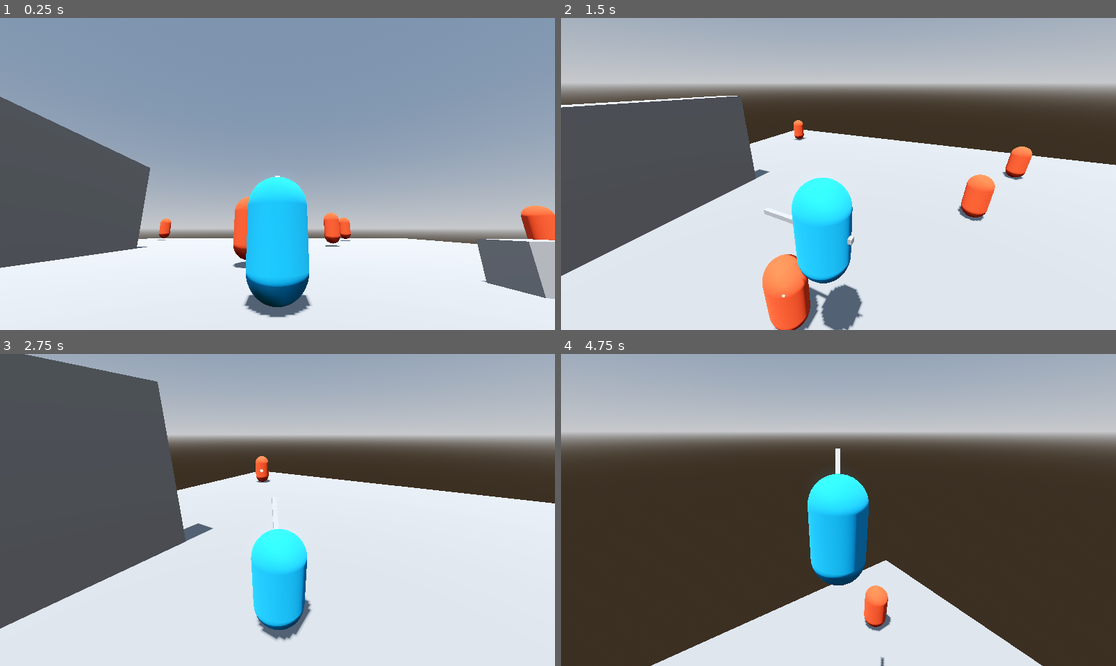
Above: before the commit, frames 1-4 (two rows, left to right).
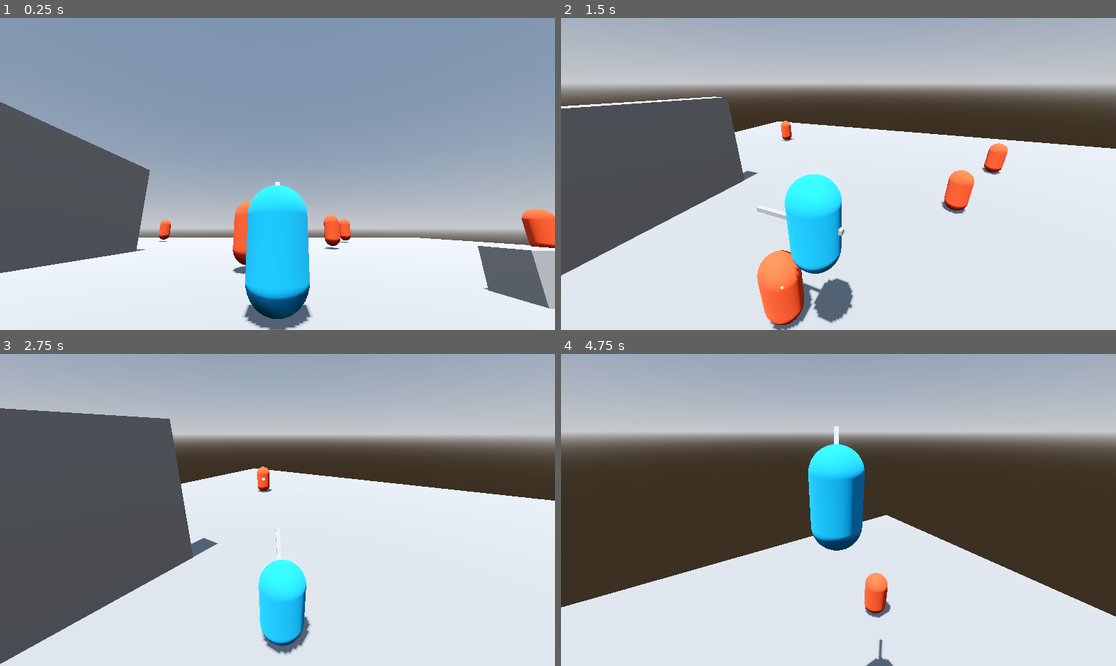
Above: after the commit, the same moments.

Repository: Snaiel/Godot4ThirdPersonCombatPrototype
Game: Godot game, scene res://scenes/Main.tscn
The game is run twice, just before and just after one commit, with the same random seed, the same clock (stepped at 60 frames per second) and the same inputs.
Inputs (mouse positions are in pixels of both pictures, inside the frame that each line leads up to):
- Up to frame 1 (0.25 s): no input
- Up to frame 2 (1.5 s): move the mouse to (866, 174) at 0.52 s; hold W (forward) from 0.53 s (still down); tap Middle mouse button (lock_on) at 0.6 s; tap Space (jump) at 0.77 s; move the mouse to (810, 174) at 1.27 s; click (810, 174) at 1.35 s
- Up to frame 3 (2.75 s): keep holding W (forward); tap Space (jump) at 1.52 s; tap Middle mouse button (lock_on) at 1.55, 2.1 s; move the mouse to (288, 503) at 2.02 s
- Up to frame 4 (4.75 s): keep holding W (forward); move the mouse to (832, 516) at 2.77 s; tap Middle mouse button (lock_on) at 2.85, 3.8, 4.35 s; tap Space (jump) at 3.02, 3.77, 4.52 s; move the mouse to (877, 513) at 3.52 s; click (877, 513) at 3.6 s; move the mouse to (794, 506) at 4.27 s

The runs differ from the first frame. In frame 1, 4.4% of the frame differs, in the area x 0-100%, y 25-100%; in frame 2, 8.4%; in frame 3, 12%; in frame 4, 24%, in the area x 0-100%, y 23-100%.

Commit message:
cam stuff to physics process

Diff:
--- a/scenes/Main.tscn
+++ b/scenes/Main.tscn
@@ -20,14 +20,14 @@
 glow_enabled = true
 
 [sub_resource type="BoxShape3D" id="BoxShape3D_kuabg"]
-size = Vector3(30, 1, 30)
+size = Vector3(40, 1, 40)
 
 [sub_resource type="StandardMaterial3D" id="StandardMaterial3D_v2xbe"]
 albedo_color = Color(0.501961, 0.501961, 0.501961, 1)
 
 [sub_resource type="BoxMesh" id="BoxMesh_5pinl"]
 material = SubResource("StandardMaterial3D_v2xbe")
-size = Vector3(30, 1, 30)
+size = Vector3(40, 1, 40)
 
 [sub_resource type="BoxShape3D" id="BoxShape3D_lc8bw"]
 
--- a/scripts/camera_controller.gd
+++ b/scripts/camera_controller.gd
@@ -2,6 +2,7 @@
 extends SpringArm3D
 
 @export_category("Camera Settings")
+@export var autonomous_speed = 5
 @export var mouse_sensitivity = 10
 @export var camera_angle = 10
 @export var camera_fov = 75
@@ -13,9 +14,7 @@
 @export var lock_on_max_distance = 10
 
 var _lock_on_enemy: Enemy = null
-
-var _looking_direction
-var _target_look
+var _player_looking_around = false
 
 @onready var _cam = $Camera3D
 
@@ -28,13 +27,13 @@
 	Input.mouse_mode = Input.MOUSE_MODE_CAPTURED
 	mouse_sensitivity = mouse_sensitivity * pow(10, -3)
 
-func _process(_delta):
+func _physics_process(_delta):
 	if Input.is_action_just_pressed("ui_cancel"):
 		get_tree().quit()
 
 	if _lock_on_enemy:
-		_looking_direction = -global_position.direction_to(_lock_on_enemy.position)
-		_target_look = atan2(_looking_direction.x, _looking_direction.z)
+		var _looking_direction = -global_position.direction_to(_lock_on_enemy.position)
+		var _target_look = atan2(_looking_direction.x, _looking_direction.z)
 		var desired_rotation_y = lerp_angle(rotation.y, _target_look, 0.05)
 
 		var clamped_distance = clamp(position.distance_to(_lock_on_enemy.position), lock_on_min_distance, lock_on_max_distance)
@@ -48,11 +47,21 @@
 
 func _unhandled_input(event):
 	if event is InputEventMouseMotion and not _lock_on_enemy:
-		rotation.x -= event.relative.y * mouse_sensitivity
+		_player_looking_around = true
+		var new_rotation_x = rotation.x - event.relative.y * mouse_sensitivity
+		rotation.x = lerp(rotation.x, new_rotation_x, 0.8)
 		rotation_degrees.x = clamp(rotation_degrees.x, -90.0, 30.0)
 
-		rotation.y -= event.relative.x * mouse_sensitivity
+		var new_rotation_y = rotation.y - event.relative.x * mouse_sensitivity
+		rotation.y = lerp(rotation.y, new_rotation_y, 0.8)
 		rotation_degrees.y = wrapf(rotation_degrees.y, 0.0, 360.0)
+	else:
+		_player_looking_around = false
+
+func player_moving(move_direction: Vector3, delta):
+	if not _player_looking_around:
+		var new_rotation = rotation.y - sign(move_direction.x) * delta * autonomous_speed
+		rotation.y = lerp(rotation.y, new_rotation, 0.2)
 
 func get_lock_on_position(enemy: Enemy) -> Vector2:
 	var pos = _cam.unproject_position(enemy.global_position)
--- a/scripts/player.gd
+++ b/scripts/player.gd
@@ -8,6 +8,7 @@
 @onready var _camera_controller: CameraController = $CameraController
 @onready var _model = $Model
 
+var _move_direction = Vector3.ZERO
 var _velocity = Vector3.ZERO
 
 var _turning = false
@@ -15,6 +16,7 @@
 var _target_look
 
 var _lock_on_enemy: Enemy = null
+var _last_physics_pos = null
 
 var angle = 0.0
 
@@ -22,41 +24,44 @@
 	Globals.player = self
 	_target_look = _camera_controller.rotation.y
 	_looking_direction = Vector3.FORWARD
+	_last_physics_pos = global_position
 
 func _physics_process(delta):
-	_model.rotation_degrees.y = wrapf(_model.rotation_degrees.y, -180, 180.0)
+	_camera_controller.position = _camera_controller.position.slerp(position, 0.1)
+	rotation_degrees.y = wrapf(rotation_degrees.y, -180, 180.0)
 
-	var move_direction = Vector3.ZERO
-
-	move_direction.x = Input.get_action_strength("right") - Input.get_action_strength("left")
-	move_direction.z = Input.get_action_strength("backward") - Input.get_action_strength("forward")
+	_move_direction.x = Input.get_action_strength("right") - Input.get_action_strength("left")
+	_move_direction.z = Input.get_action_strength("backward") - Input.get_action_strength("forward")
 
 	if _lock_on_enemy:
 		_looking_direction = -global_position.direction_to(_lock_on_enemy.global_position)
 		_target_look = atan2(_looking_direction.x, _looking_direction.z)
-		_model.rotation.y = lerp_angle(_model.rotation.y, _target_look, 0.2)
+		rotation.y = lerp_angle(rotation.y, _target_look, 0.2)
 
-		if move_direction.length() > 0.2:
-			move_direction = move_direction.rotated(
+		if _move_direction.length() > 0.2:
+			_move_direction = _move_direction.rotated(
 				Vector3.UP,
-				_target_look + sign(move_direction.x) * 0.02
+				_target_look + sign(_move_direction.x) * 0.02
 			).normalized()
-	elif move_direction.length() > 0.2:
+	elif _move_direction.length() > 0.2:
 		_turning = true
 		_looking_direction = -Vector3(_velocity.x, 0, _velocity.z)
 		_target_look = atan2(_looking_direction.x, _looking_direction.z)
 
-		move_direction = move_direction.rotated(Vector3.UP, _camera_controller.rotation.y).normalized()
+		if delta:
+			_camera_controller.player_moving(_move_direction, delta)
+
+		_move_direction = _move_direction.rotated(Vector3.UP, _camera_controller.rotation.y).normalized()
 
 	# Makes sure the model is rotated fully to the desired direction
 	# even if pressed for a short period of time
 	if _turning:
-		if abs(_model.rotation.y - _target_look) < 0.01:
+		if abs(rotation.y - _target_look) < 0.01:
 			_turning = false
-		_model.rotation.y = lerp_angle(_model.rotation.y, _target_look, 0.2)
+		rotation.y = lerp_angle(rotation.y, _target_look, 0.2)
 
-	_velocity.x = move_direction.x * speed
-	_velocity.z = move_direction.z * speed
+	_velocity.x = _move_direction.x * speed
+	_velocity.z = _move_direction.z * speed
 	_velocity.y -= 0 if is_on_floor() else gravity * delta
 
 	if Input.is_action_just_pressed("jump"):
@@ -64,10 +69,7 @@
 
 	velocity = _velocity
 	move_and_slide()
-
-
-func _process(_delta):
-	_camera_controller.position = _camera_controller.position.slerp(position, 0.2)
+	_last_physics_pos = global_position
 
 
 func _on_lock_on_system_lock_on(enemy):
